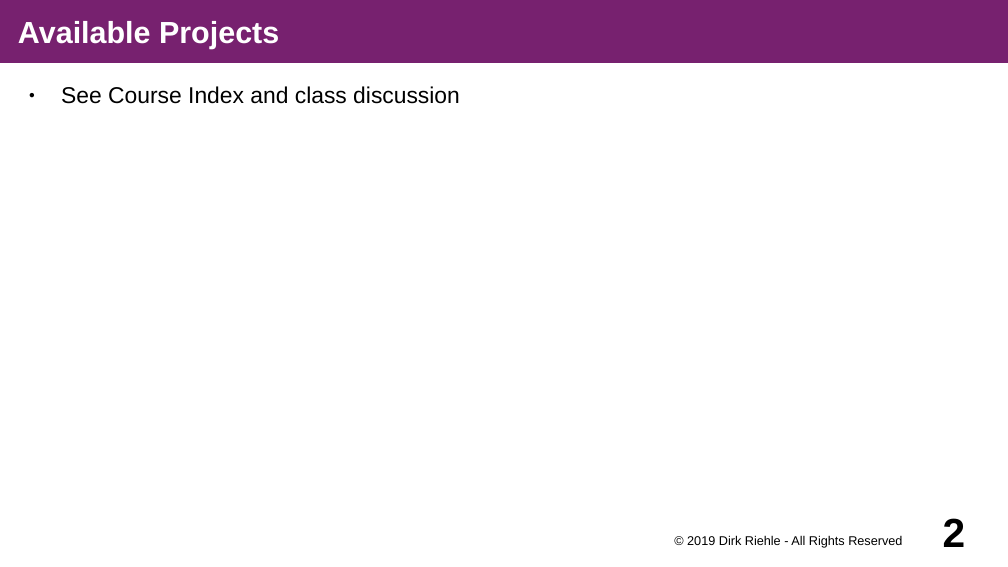
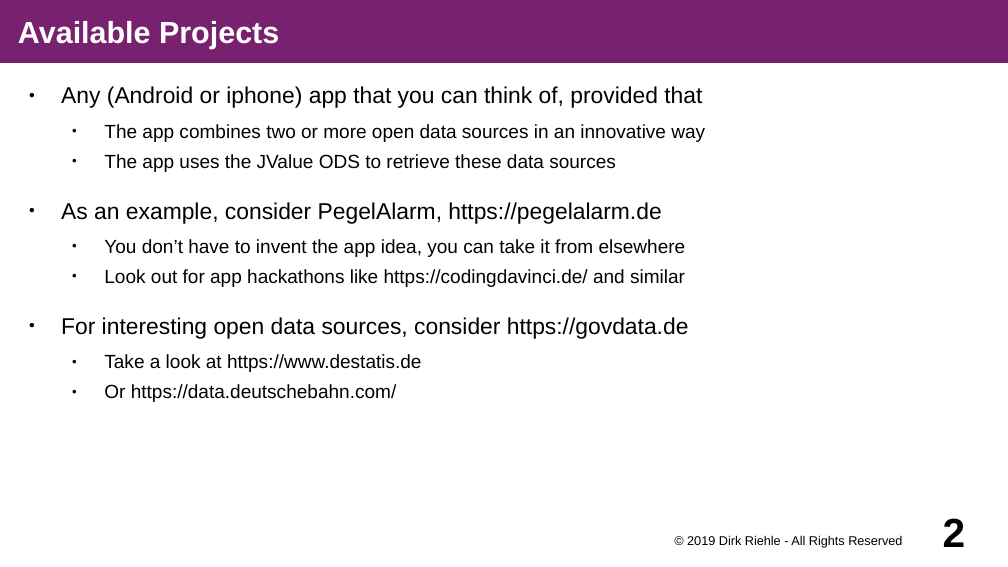
Before and after one commit to dirkriehle/amse-course, a slide deck: slide 2 of Lecture slides/AMSE A03 - Course Projects.odp. Drawn at 1008x567 pixels with LibreOffice and Linux fonts; fonts in the diff are those of the drawing. Boxes give left, top, right and bottom in pixels: in the first picture for what was removed or moved away, otherwise in the second. Text is boxed around its words. In the diff, an @@ line names an element or a change of style, - is before the commit and + after.

Commit message:
Added information about WS 2019/20 projects.

```diff
--- a/Lecture slides/AMSE A03 - Course Projects.odp
+++ b/Lecture slides/AMSE A03 - Course Projects.odp
@@ text at bbox=[61, 86, 705, 402]: text changed; size 18 to 15 pt @@
-● See Course Index and class discussion
+● Any (Android or iphone) app that you can think of, provided that
+  ● The app combines two or more open data sources in an innovative way
+  ● The app uses the JValue ODS to retrieve these data sources
+● As an example, consider PegelAlarm, https://pegelalarm.de
+  ● You don’t have to invent the app idea, you can take it from elsewhere
+  ● Look out for app hackathons like https://codingdavinci.de/ and similar
+● For interesting open data sources, consider https://govdata.de
+  ● Take a look at https://www.destatis.de
+  ● Or https://data.deutschebahn.com/
```
Also in this commit, not shown: 1 slide added, 1 other file.
